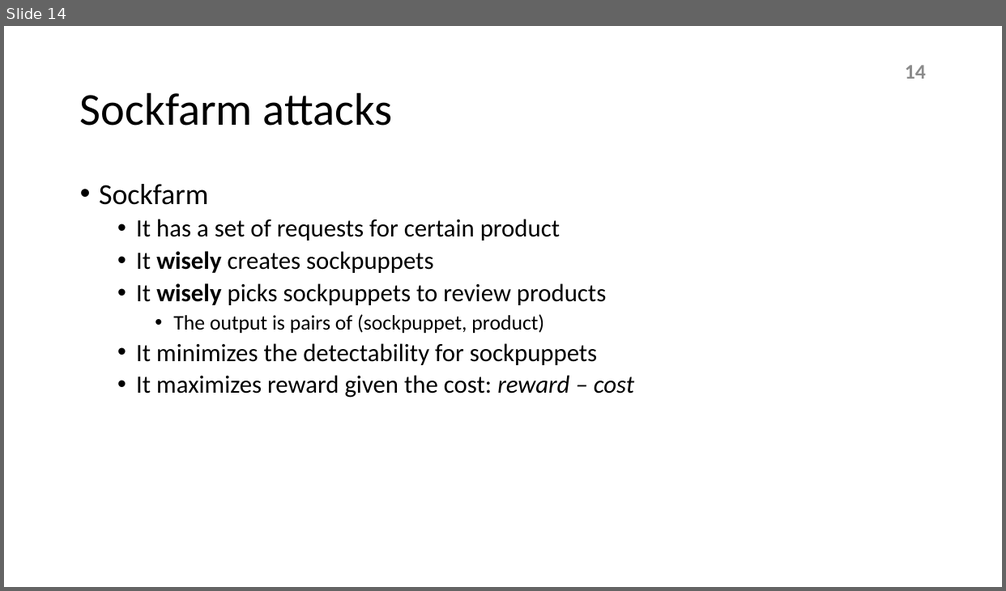
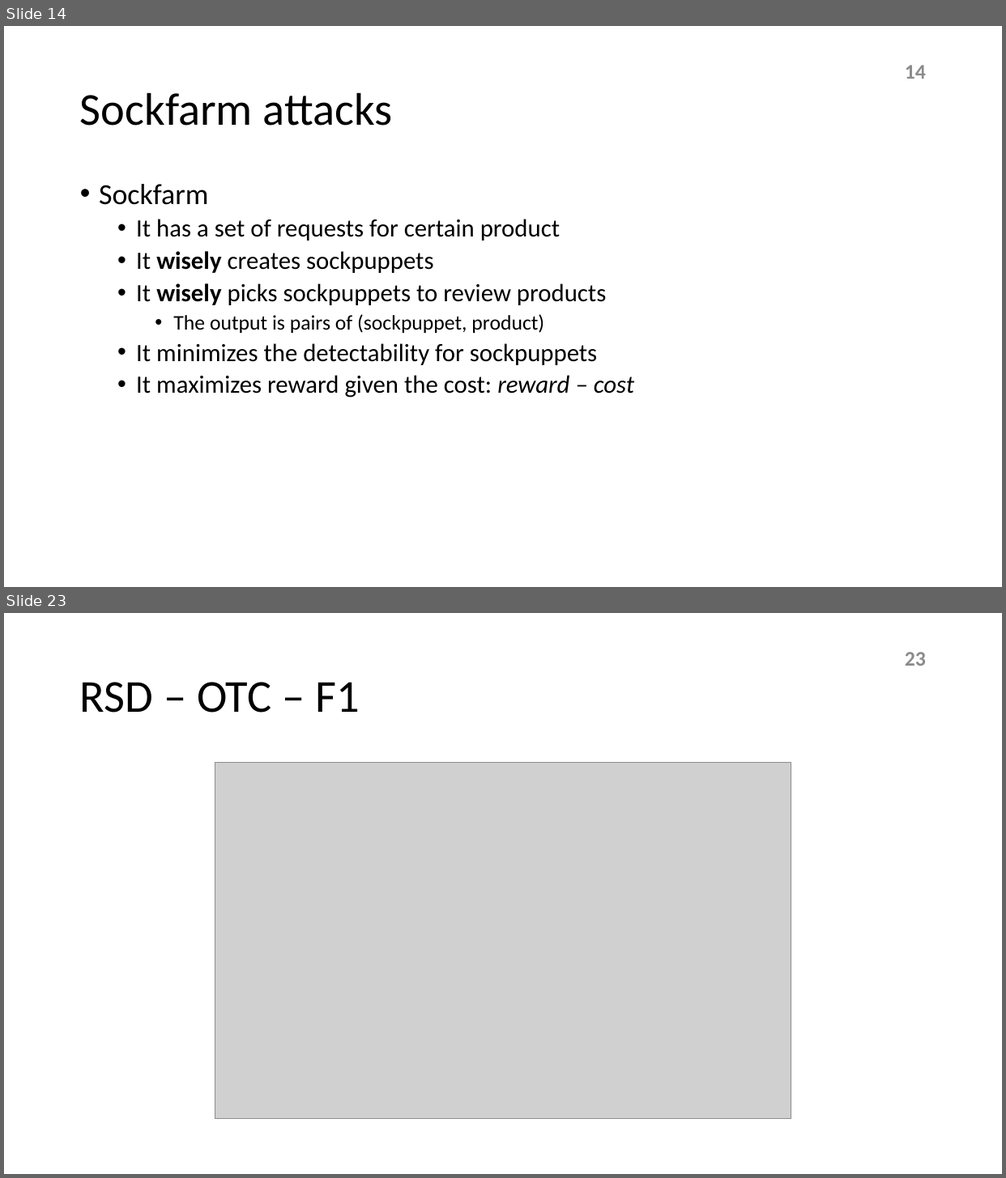
Before and after one commit to hellokayas/Sockfarm-Project, a slide deck: resources/sockfarm.pptx. Shown one above the other, each under a label of ours: slide 14 before the commit, slides 14 and 23 after it; the slides between them are not shown. The pictures are 1006x591 and 1006x1178 pixels, drawn with LibreOffice and Linux fonts; fonts in the diff are those of the drawing; grey boxes stand for pictures. Boxes give left, top, right and bottom in pixels: in the first picture for what was removed or moved away, otherwise in the second. Text is boxed around its words. In the diff, an @@ line names an element or a change of style, - is before the commit and + after.

```diff
--- a/resources/sockfarm.pptx
+++ b/resources/sockfarm.pptx
@@ slide 23 added at [4,613,1002,1174], background #FFFFFF @@
@@ page number added at [905,652,926,666], 20 pt, text #8C8C8C, bold @@
+23
@@ title added at [80,682,359,713], 44 pt, text #000000 @@
+RSD – OTC – F1
@@ picture added at [215,763,791,1119] @@
```
Also in this commit, not shown: 10 slides changed, 1 other slide added, 1 other file.
